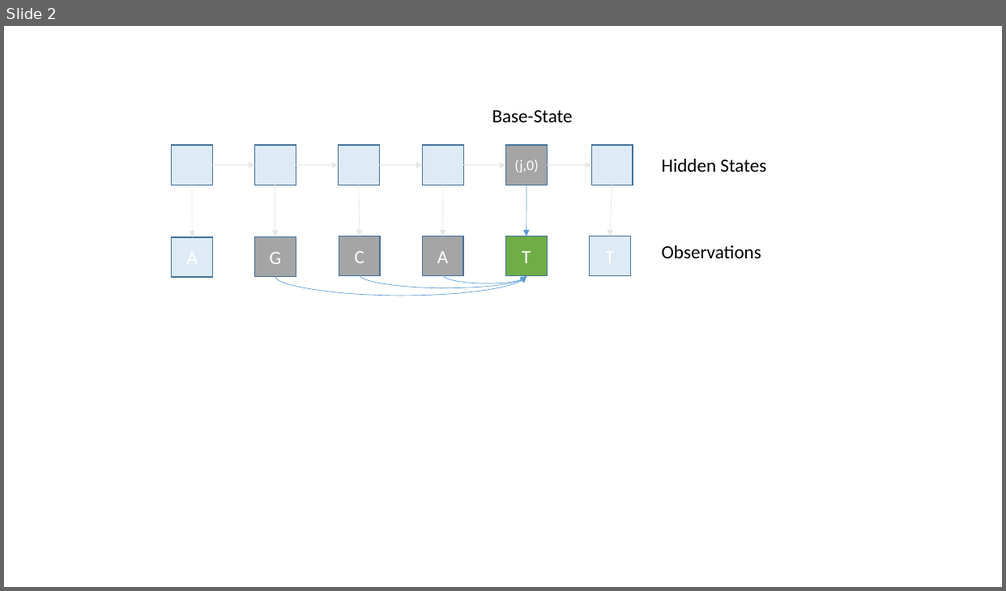
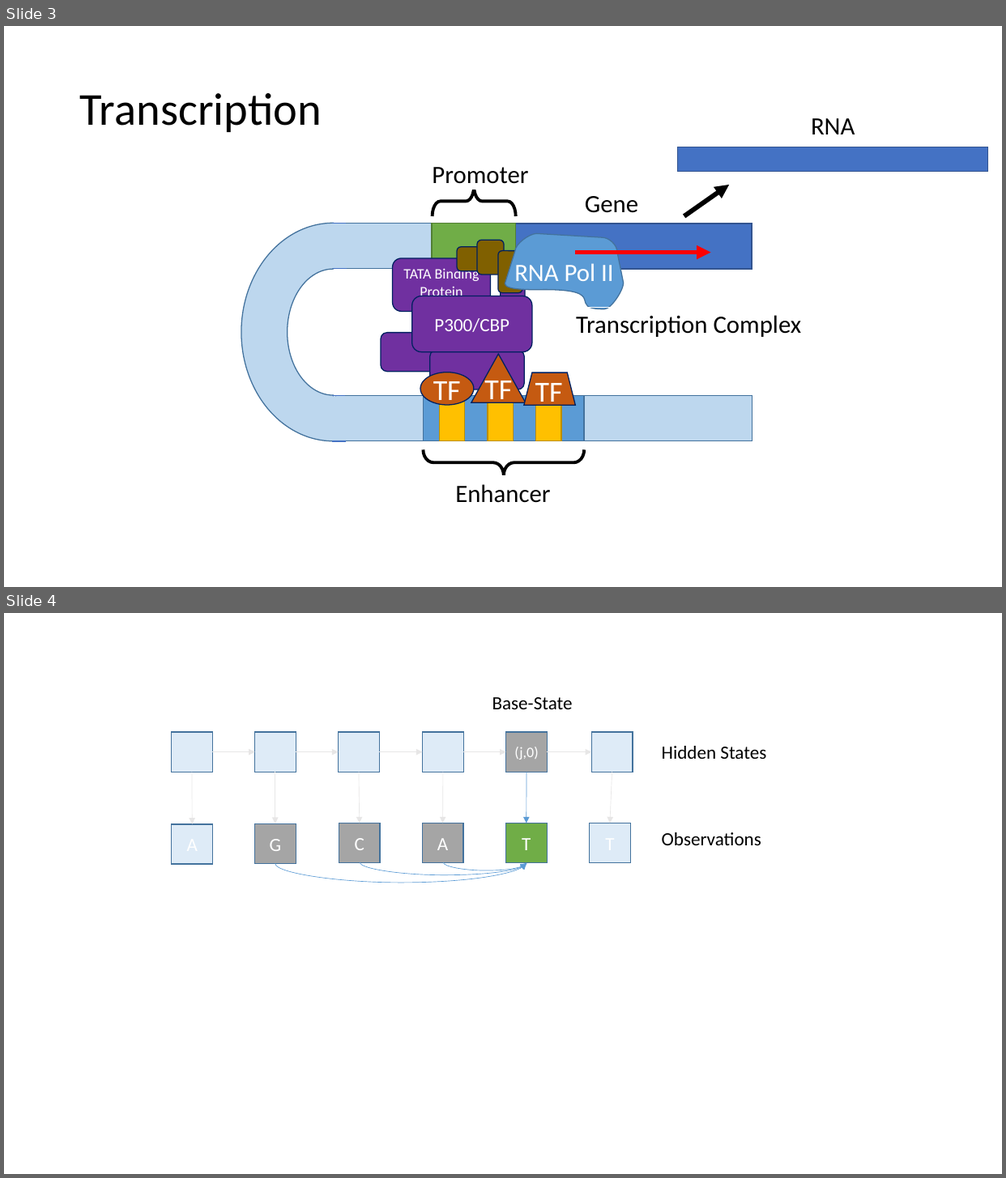
Before and after one commit to David-Taub/HOP-HMM, a slide deck: Help/Figures.pptx. Shown one above the other, each under a label of ours: slide 2 before the commit, slides 3 and 4 after it. The pictures are 1006x591 and 1006x1178 pixels, drawn with LibreOffice and Linux fonts; fonts in the diff are those of the drawing. Boxes give left, top, right and bottom in pixels: in the first picture for what was removed or moved away, otherwise in the second. Text is boxed around its words. In the diff, an @@ line names an element or a change of style, - is before the commit and + after.

```diff
--- a/Help/Figures.pptx
+++ b/Help/Figures.pptx
@@ slide 3 added at [4,26,1002,587], background #FFFFFF @@
@@ text added at [80,93,322,132], 44 pt, text #000000 @@
+Transcription
@@ rectangle added at [786,107,879,143], fill #FFFFFF, outline #FFFFFF 1 pt, 24 pt, text #000000 @@
+RNA
@@ rectangle added at [415,160,547,189], fill #FFFFFF, outline #FFFFFF 1 pt, 24 pt, text #000000 @@
+Promoter
@@ rectangle added at [678,148,988,172], fill #4472C4, outline #325491 1 pt @@
@@ right brace added at [432,186,516,216], outline #000000 3 pt @@
@@ rectangle added at [565,185,658,220], fill #FFFFFF, outline #FFFFFF 1 pt, 24 pt, text #000000 @@
+Gene
@@ arrow added from (684, 216) to (730, 185), #000000 4.5 pt @@
@@ rounded rectangle added at [477,240,504,275], fill #806000, outline #002060 1 pt @@
@@ freeform shape added at [505,233,623,309], fill #5B9BD5, outline #43739E 1 pt, 24 pt, text #FFFFFF @@
+RNA Pol II
@@ rounded rectangle added at [457,247,492,271], fill #806000, outline #002060 1 pt @@
@@ rounded rectangle added at [498,251,522,293], fill #806000, outline #002060 1 pt @@
@@ arrow added from (575, 253) to (710, 253), #FF0000 4.5 pt @@
@@ rounded rectangle added at [501,271,525,313], fill #7030A0, outline #002060 1 pt @@
@@ group added at [381,258,532,390]: 4 rounded rectangles @@
+TATA Binding Protein
+P300/CBP
@@ rectangle added at [565,308,812,339], outline #FFFFFF 1 pt, 24 pt, text #000000 @@
+Transcription Complex
@@ triangle added at [471,354,525,403], fill #C55A11, outline #002060 1 pt @@
@@ ellipse added at [420,373,473,406], fill #C55A11, outline #002060 1 pt @@
@@ text added at [433,382,461,408], 28 pt, text #FFFFFF @@
+TF
@@ text added at [484,375,512,407], 28 pt, text #FFFFFF @@
+TF
@@ trapezoid added at [524,373,576,406], fill #C55A11, outline #002060 1 pt @@
@@ text added at [535,383,563,409], 28 pt, text #FFFFFF @@
+TF
@@ group added at [241,223,752,442]: 9 rectangles, 4 lines, 2 rounded rectangles, 1 arch (boxed as its full ring) @@
@@ right brace added at [423,450,584,476], outline #000000 3 pt @@
@@ rectangle added at [422,476,584,510], fill #FFFFFF, outline #FFFFFF 1 pt, 24 pt, text #000000 @@
+Enhancer
@@ what was slide 2 is now slide 4 @@
```
Also in this commit, not shown: 1 other slide added, 3 other files.
